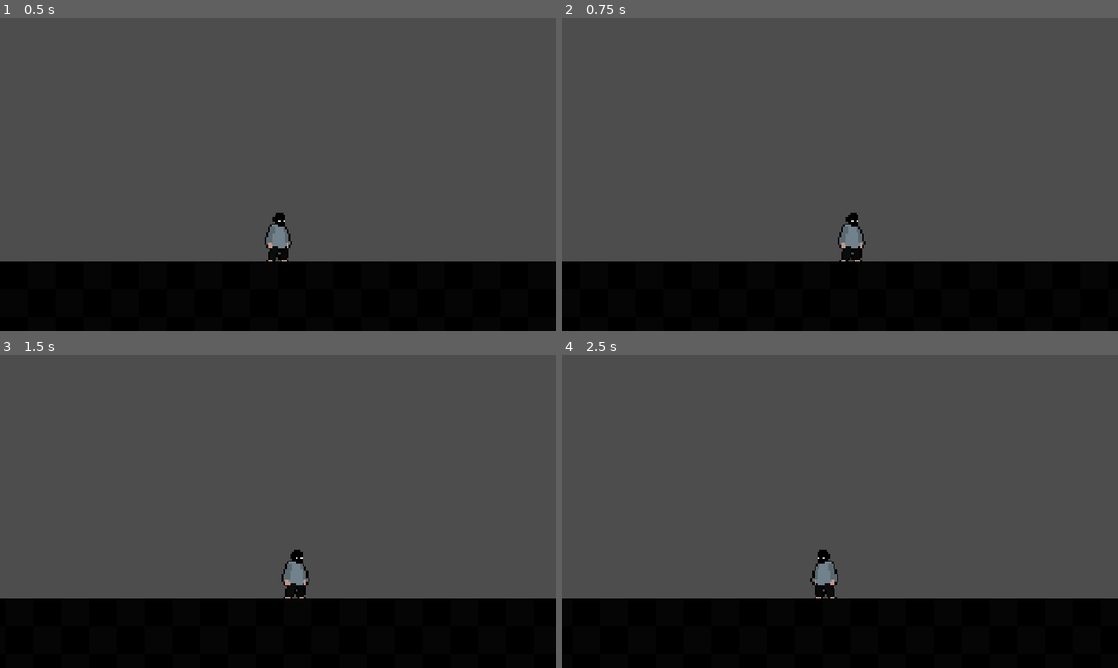
Above: before the commit, frames 1-4 (two rows, left to right).
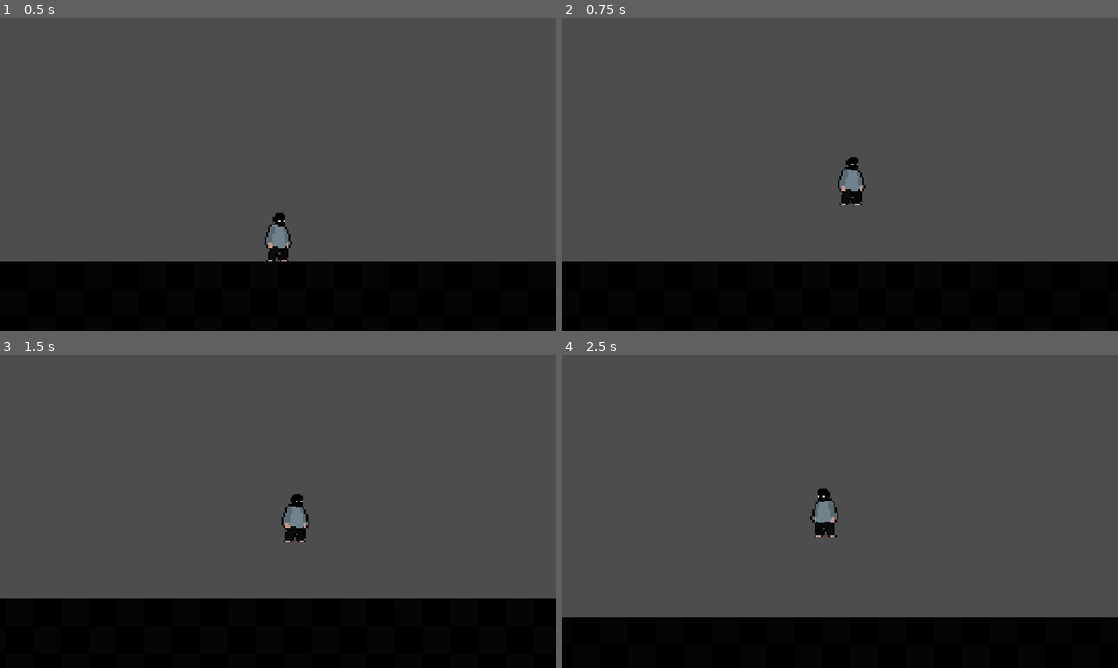
Above: after the commit, the same moments.

Repository: kaikzyx/coexistence
Game: Godot game, scene res://source/main.tscn
Same seed, same stepped clock (60 frames per second), same inputs: the game is played once before the commit and once after it.
Inputs:
- Up to frame 1 (0.5 s): no input
- Up to frame 2 (0.75 s): tap Enter at 0.5 s; hold D (move_right) from 0.53 s (still down); tap Space (jump, bound only after the commit) at 0.6 s
- Up to frame 3 (1.5 s): keep holding D (move_right); tap Space (jump, bound only after the commit) at 0.77, 1.07, 1.35 s
- Up to frame 4 (2.5 s): tap Space (jump, bound only after the commit) at 1.52, 1.82, 2.1 s; release D (move_right) at 2.03 s; hold A (move_left) from 2.03 s (still down)

Frame 1 is identical in both runs. In frame 2, 1.1% of the frame differs, in the area x 49-55%, y 44-78%; in frame 3, 1.1%; in frame 4, 7.1%, in the area x 0-100%, y 42-84%.

Commit message:
feat: add player jump

Diff:
--- a/project.godot
+++ b/project.godot
@@ -37,6 +37,11 @@
 "events": [Object(InputEventKey,"resource_local_to_scene":false,"resource_name":"","device":-1,"window_id":0,"alt_press …(192 unchanged characters)…
 ]
 }
+jump={
+"deadzone": 0.2,
+"events": [Object(InputEventKey,"resource_local_to_scene":false,"resource_name":"","device":-1,"window_id":0,"alt_pressed":false,"shift_pressed":false,"ctrl_pressed":false,"meta_pressed":false,"pressed":false,"keycode":32,"physical_keycode":0,"key_label":0,"unicode":32,"location":0,"echo":false,"script":null)
+]
+}
 
 [layer_names]
 
--- a/source/world/player/player.gd
+++ b/source/world/player/player.gd
@@ -1,6 +1,7 @@
 class_name Player extends CharacterBody2D
 
 const SPEED := 100.0
+const JUMP_FORCE := 300.0
 
 func _physics_process(delta: float) -> void:
 	var movement := Input.get_axis(&"move_left", &"move_right")
@@ -8,7 +9,9 @@
 
 	if movement != 0: $Sprite.flip_h = movement == -1
 
-	if not is_on_floor():
+	if is_on_floor():
+		if Input.is_action_just_pressed(&"jump"): velocity.y = -JUMP_FORCE
+	else:
 		velocity.y += ProjectSettings.get_setting(&"physics/2d/default_gravity") as float * delta
 
 	move_and_slide()
